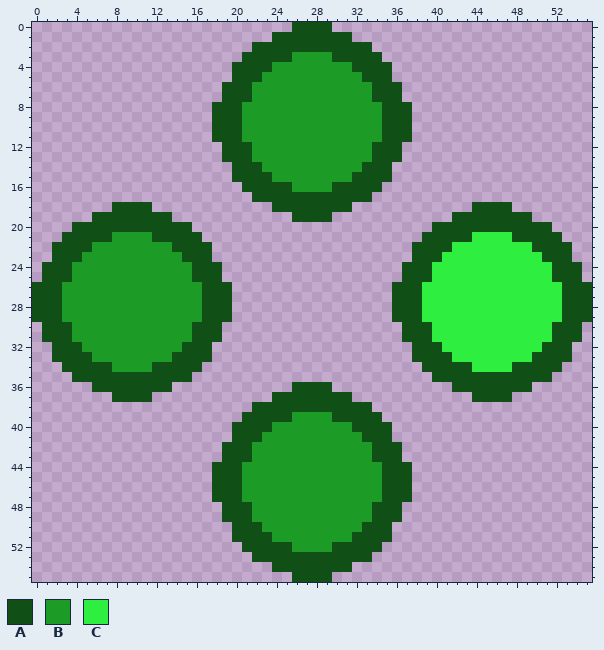
File history of a pixel-art sprite, Assets/Art Assets/Sprites/Infographics/eastButton.png. The first picture shows the starting point.
The file is 56x56 pixels.
Palette (. is transparent): A #104f15  B #1c9b27  C #2eee3f
After:
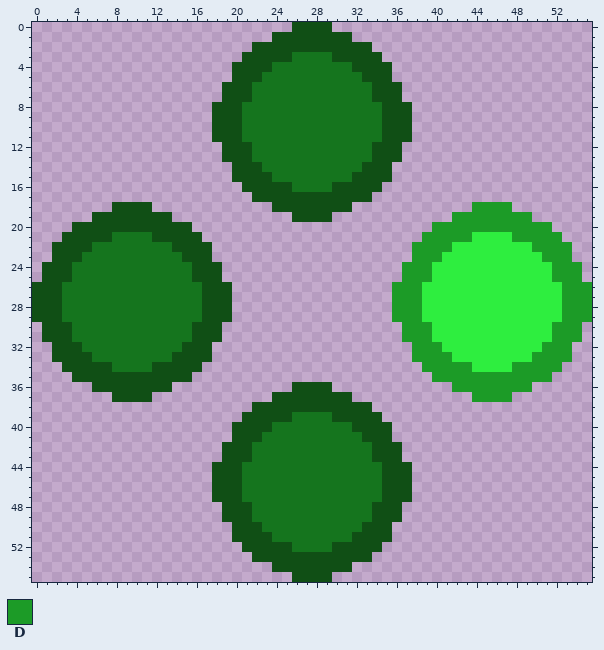
Colours new in this view: D #1c9b27
The exact change:
colour B: #1c9b27 -> #15751e
Changed rows in their new state; - is a pixel that keeps its letter.
first column x 36:
18 --------DDDD--------
19 ------DDDDDDDD------
20 ----DDDDDDDDDDDD----
21 ---DDDDD----DDDDD---
22 --DDDD--------DDDD--
23 --DDD----------DDD--
24 -DDD------------DDD-
25 -DDD------------DDD-
26 DDD--------------DDD
27 DDD--------------DDD
28 DDD--------------DDD
29 DDD--------------DDD
30 -DDD------------DDD-
31 -DDD------------DDD-
32 --DDD----------DDD--
33 --DDDD--------DDDD--
34 ---DDDDD----DDDDD---
35 ----DDDDDDDDDDDD----
36 ------DDDDDDDD------
37 --------DDDD--------
Changed places in both pictures, as pixel boxes (x1, y1, x2, y2):
changed: (242, 52, 382, 192)
changed: (392, 202, 592, 402)
changed: (62, 232, 202, 372)
changed: (242, 412, 382, 552)
